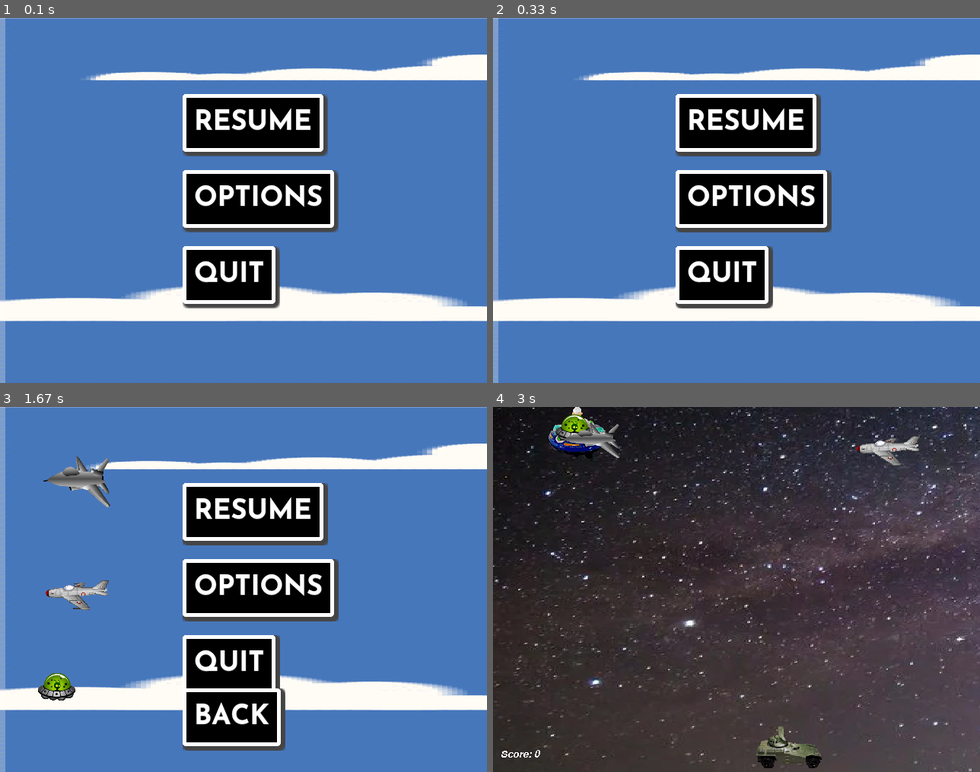
Above: before the commit, frames 1-4 (two rows, left to right).
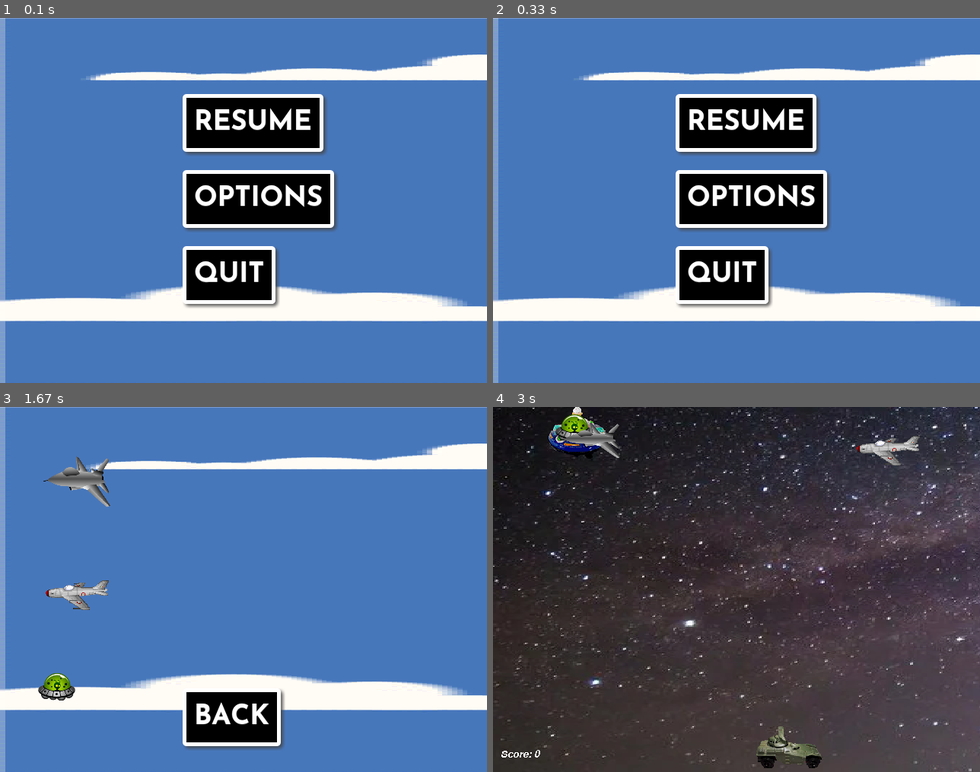
Above: after the commit, the same moments.

Repository: Mahadi011/pygame
Game: pygame game, started from pygame/aliens.py
Same seed, same stepped clock (60 frames per second), same inputs: the game is played once before the commit and once after it.
Inputs (mouse positions are in pixels of both pictures, inside the frame that each line leads up to):
- Up to frame 1 (0.1 s): no input
- Up to frame 2 (0.33 s): no input
- Up to frame 3 (1.67 s): click (243, 589) at 0.38 s; press the mouse at (77, 483) at 1.2 s; move the mouse to (165, 589) at 1.3 s; release the mouse at (258, 699) at 1.43 s; click (292, 615) at 1.55 s
- Up to frame 4 (3 s): press the mouse at (726, 720) at 1.87 s; move the mouse to (824, 702) at 1.97 s; release the mouse at (921, 684) at 2.1 s; press the mouse at (746, 512) at 2.53 s; move the mouse to (692, 494) at 2.63 s; release the mouse at (643, 480) at 2.77 s; hold Right from 2.83 s (still down); move the mouse to (614, 604) at 2.87 s

The runs differ from the first frame. In frame 1, 1.5% of the frame differs, in the area x 37-70%, y 20-80%; in frame 2, 1.5%; in frame 3, 14%, in the area x 7-70%, y 13-95%; in frame 4, nothing differs.

Commit message:
background fixed

Diff:
--- a/pygame/aliens.py
+++ b/pygame/aliens.py
@@ -429,7 +429,7 @@
     pg.mouse.set_visible(True)
 
     # create the background, tile the bgd image
-    bgdtile = pg.transform.scale(load_image("background3.gif"), (640,480))
+    bgdtile = pg.transform.scale(load_image("background3.gif"),(640,480))
     background = pg.Surface(SCREENRECT.size)
     for x in range(0, SCREENRECT.width, bgdtile.get_width()):
         background.blit(bgdtile, (x, 0))
@@ -497,7 +497,7 @@
     menu_state = False
     start_game = False
     while not start_game:
-
+        screen.blit(background, (0, 0))
         if menu_state == False:  # When it is in the main menu
             if resume_button.draw(screen):
                 start_game= True
@@ -507,13 +507,13 @@
             if quit_button.draw(screen):
                 pg.quit()
         elif menu_state == True: # when it will be in the option menu
-            pg.display.flip()
 
             plane_button.draw(screen)
             baloon_button.draw(screen)
             otheralien_button.draw(screen)
             if back_button.draw(screen):
                 menu_state = False
+
 
         for event in pg.event.get():
             if event.type == pg.KEYDOWN:
